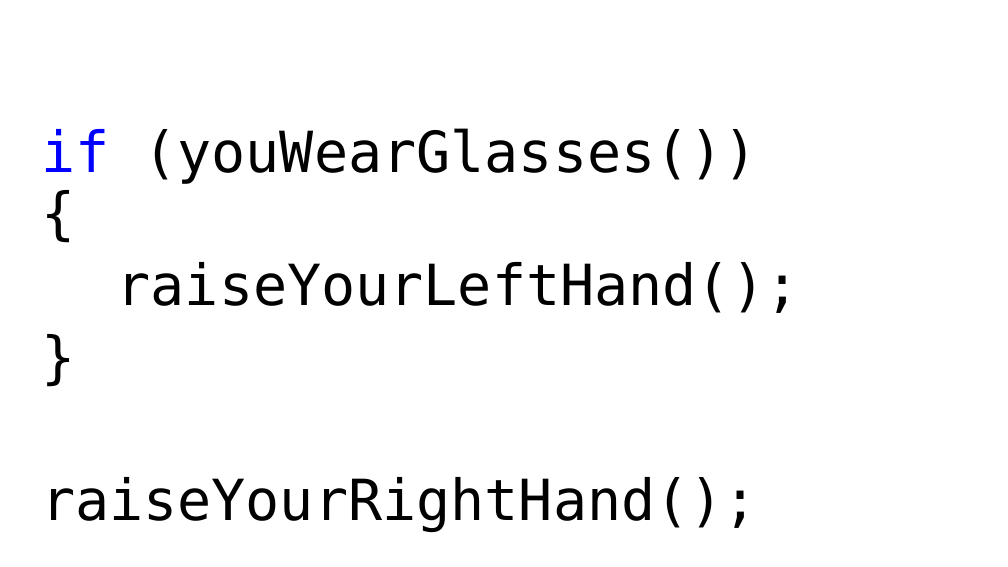
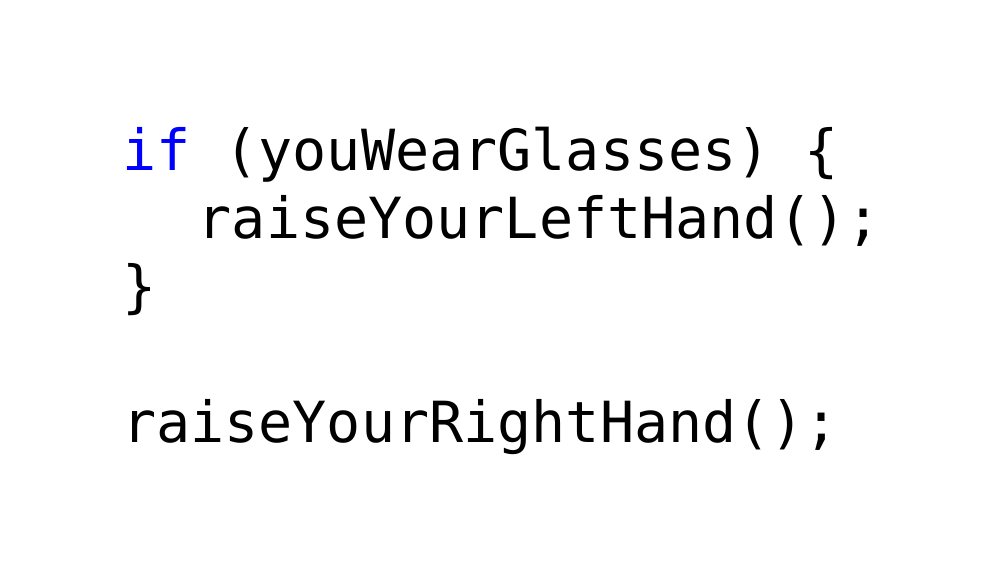
Before and after one commit to hytechclub/web-102, a slide deck: slide 18 of Week05/BeTheComputer.pptx. Drawn at 1008x567 pixels with LibreOffice and Linux fonts; fonts in the diff are those of the drawing; background and template pictures are left out. Boxes give left, top, right and bottom in pixels: in the first picture for what was removed or moved away, otherwise in the second. Text is boxed around its words. In the diff, an @@ line names an element or a change of style, - is before the commit and + after.

```diff
--- a/Week05/BeTheComputer.pptx
+++ b/Week05/BeTheComputer.pptx
@@ text "if (youWearGlasses) {": place and size @@
-text "if (youWearGlasses) {" at box(41, 128, 800, 532)
+text "if (youWearGlasses) {" at box(122, 126, 881, 454)
@@ text "if (youWearGlasses) {" at box(122, 126, 881, 454): vertical alignment top to middle @@
@@ text at box(122, 126, 771, 181): text changed @@
-if (youWearGlasses()) {
+if (youWearGlasses) {
@@ text at box(122, 195, 881, 454): line spacing 0.9 to 1; less space between paragraphs @@
```
Also in this commit, not shown: 17 other slides changed, 1 slide added, 1 slide removed, 4 other files.
